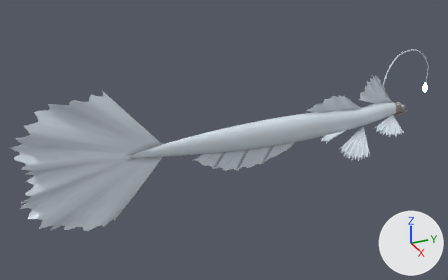
The glTF model public/assets/models/fauna_siren.glb as it was, and as the next commit left it.
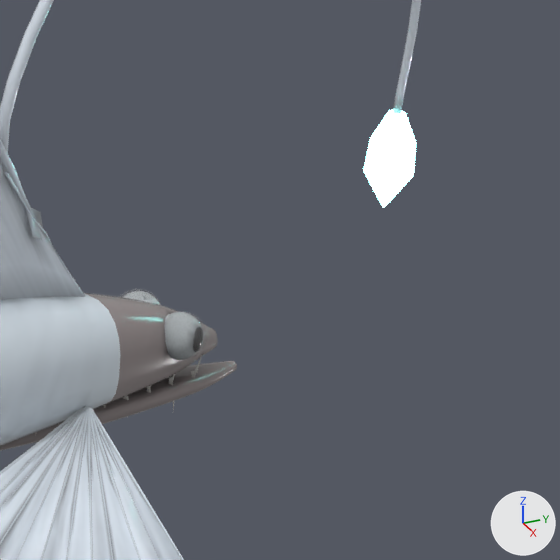
The first picture shows the older version from a 50 mm lens placed at (2.03, -1.1, 1.025), pointed at (-0.029, -0.174, -0.005). The close-ups show the older and then the newer version on the part from 86% to 99% of the width and 25% to 47% of the height of that picture. Only the edits that show in the close-ups are written down. Lighting does not change. The marker at lower right points along +X, +Y and +Z. Vertices at exactly the same position are counted once.

Names of what the first close-up shows: 'siren_body'.
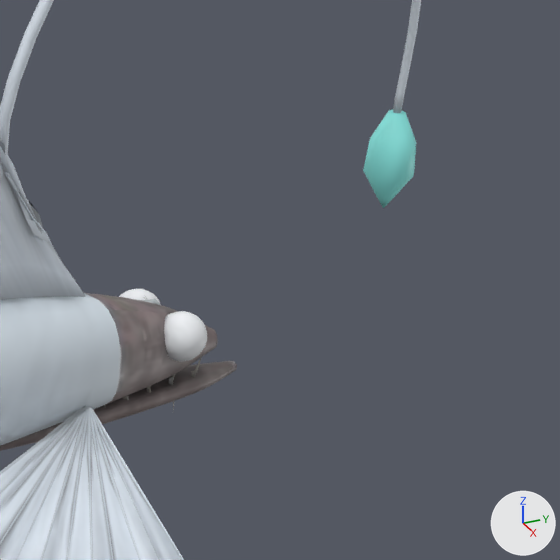
Scene script edits in JSON lines:
```json
{"op": "add", "block": "img_fauna_siren_paint", "code": ["img_fauna_siren_paint = load_image('fauna_siren_paint', '_unpacked/fauna_siren_paint', 1024, 1024, 'sRGB')"]}
{"block": "mat_siren_head", "where": "n0 = _N.new('ShaderNodeBsdfPrincipled'); n0.name = 'Principled BSDF'"}
{"op": "remove", "block": "mat_siren_head", "code": "n0.inputs[2].default_value = 0.15  # 'Roughness'"}
{"block": "mat_siren_head", "where": "n2 = _N.new('ShaderNodeMix'); n2.name = 'Mix'"}
{"op": "remove", "block": "mat_siren_head", "code": "n2.inputs[7].default_value = (0.3, 0.26, 0.26, 1.0)  # 'B', grey #958b8b"}
{"op": "add", "block": "mat_siren_head", "code": "n4 = _N.new('ShaderNodeTexImage'); n4.name = 'Image Texture'"}
{"op": "add", "block": "mat_siren_head", "code": "n4.image = img_fauna_siren_paint"}
{"block": "mat_siren_head", "where": "n3 = _N.new('ShaderNodeVertexColor'); n3.name = 'Color Attribute'"}
{"op": "remove", "block": "mat_siren_head", "code": "_L.new(n3.outputs[0], n2.inputs[6])  # 'Color' to 'A'"}
{"op": "add", "block": "mat_siren_head", "code": "_L.new(n3.outputs[0], n2.inputs[7])  # 'Color' to 'B'"}
{"op": "add", "block": "mat_siren_head", "code": "_L.new(n4.outputs[0], n2.inputs[6])  # 'Color' to 'A'"}
{"block": "mat_cornea", "where": "n0 = _N.new('ShaderNodeBsdfPrincipled'); n0.name = 'Principled BSDF'"}
{"op": "remove", "block": "mat_cornea", "code": "n0.inputs[2].default_value = 0.02  # 'Roughness'"}
{"op": "remove", "block": "mat_cornea", "code": "n3 = _N.new('ShaderNodeMath'); n3.name = 'Math'"}
{"op": "remove", "block": "mat_cornea", "code": "n3.operation = 'MULTIPLY'"}
{"op": "remove", "block": "mat_cornea", "code": "n3.inputs[1].default_value = 0.18  # 'Value'"}
{"op": "remove", "block": "mat_cornea", "code": "_L.new(n3.outputs[0], n0.inputs[4])  # 'Value' to 'Alpha'"}
{"block": "mat_cornea", "where": "n4 = _N.new('ShaderNodeVertexColor'); n4.name = 'Color Attribute'"}
{"op": "remove", "block": "mat_cornea", "code": "_L.new(n4.outputs[1], n3.inputs[0])  # 'Alpha' to 'Value'"}
{"block": "mat_siren_fin", "where": "n0 = _N.new('ShaderNodeBsdfPrincipled'); n0.name = 'Principled BSDF'"}
{"op": "remove", "block": "mat_siren_fin", "code": "n0.inputs[2].default_value = 0.1  # 'Roughness'"}
{"block": "mat_siren_lure", "where": "n0 = _N.new('ShaderNodeBsdfPrincipled'); n0.name = 'Principled BSDF'"}
{"op": "remove", "block": "mat_siren_lure", "code": "n0.inputs[27].default_value = (0.3, 1.0, 0.95, 1.0)  # 'Emission Color', cyan #95fff9"}
{"op": "remove", "block": "mat_siren_lure", "code": "n0.inputs[28].default_value = 6.0  # 'Emission Strength'"}
{"block": "me_siren_body", "where": "me_siren_body.from_pydata(...)  # 16010 vertices, 31400 faces; spans x -0.14..0.16, y -0.98..0.81, z -0.27..0.27"}
{"block": "me_siren_body", "where": "# used by ob_siren_body; location = (0.0, 0.0, 0.0)"}
{"block": "me_siren_body", "change": "me_siren_body part 1: 31182 kept faces spanning x -0.14..0.16, y -0.98..0.81, z -0.27..0.27 get new texture (UV) coordinates"}
{"block": "me_siren_body", "change": "me_siren_body part 2: 3934 kept faces spanning x -0.14..0.16, y -0.98..0.71, z -0.26..0.26 get new vertex colours"}
```

What differs and where, as boxes (x1, y1, x2, y2) in the close-ups (560 x 560 px):
```json
{"object": "siren_body", "change": "surface changed, recoloured, reshaped", "before": [0, 0, 421, 560], "after": [0, 0, 421, 560]}
{"part": 1, "of": "me_siren_body", "change": "surface changed", "before": [0, 3, 416, 451], "after": [0, 3, 416, 451]}
{"part": 2, "of": "me_siren_body", "change": "edited", "before": [0, 80, 213, 560], "after": [0, 80, 213, 560], "on screen": "looks the same"}
```
